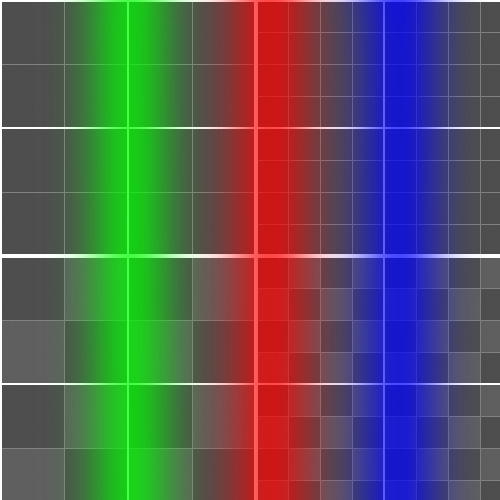
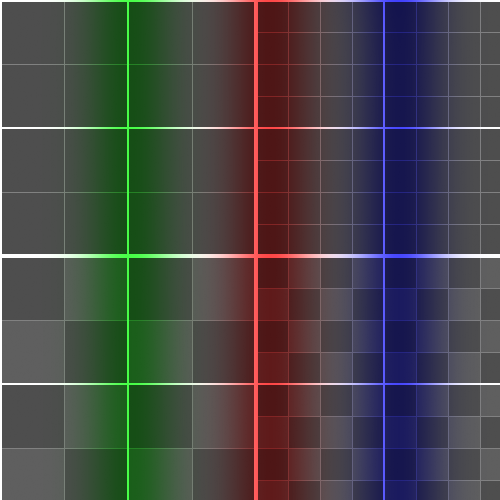
Revision of a layered 500 × 500 image; what changed, layer by layer:
"Calque 3": blend normal → multiply over [48,2,480,500]
